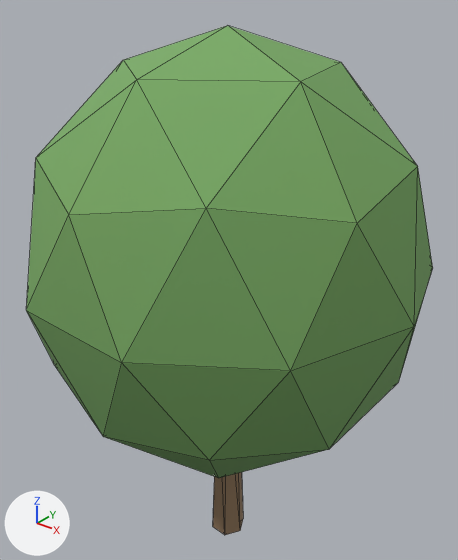
The glTF model viewer/districts/2050-linkeroever/chunks/c_-2_-3.glb as it was, and as the next commit left it.
One viewpoint serves both versions: a camera (50 mm lens) standing at (-254.91, -553.24, 10.41) and looking at (-261.23, -545.33, 5.51). The axes (+X, +Y, +Z) are drawn at lower left. The lights are the same throughout. The first picture is the older version. Mesh edges are drawn as thin lines. Where no turn or scale is listed for an object, it has been applied to the vertices. Vertices at exactly the same position are counted once.

Names of what the first picture shows: 'tree_7157'.
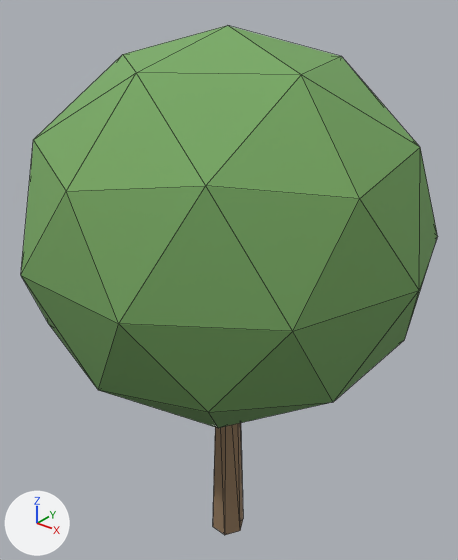
The change, as JSON lines over the scene's bpy script:
```json
{"block": "me_tree_columnar_0", "where": "me_tree_columnar_0.from_pydata(...)  # 54 vertices, 100 faces; spans x -3.39..3.39, y -3.26..3.26, z -4.86..4.86"}
{"block": "me_tree_columnar_0", "where": "# used by ob_tree_7157; location = (-261.05, -545.59, 4.86)"}
{"block": "me_tree_columnar_0", "where": "# before: 7 (0.2, -0.01, -0.97), 8 (0.09, -0.18, -0.97), 14 (-0.11, -0.17, -0.97), 20 (-0.2, 0.01, -0.97), 27 (-0.09, 0.18, -0.97)"}
{"block": "me_tree_columnar_0", "where": "# before: 29 (0.11, 0.17, -0.97)"}
{"block": "me_tree_columnar_0", "change": "me_tree_columnar_0 part 1: the loose piece of 42 vertices spanning x -3.39..3.39, y -3.26..3.26, z -2.53..4.86 is scaled about its middle by (1, 1, 0.848), then moved by (0.0, 0.0, 0.56)"}
{"block": "me_tree_columnar_0", "change": "me_tree_columnar_0 part 2"}
{"op": "add", "block": "me_tree_columnar_0", "code": "for i in [7, 8, 14, 20, 27, 29]: me_tree_columnar_0.vertices[i].co += Vector((0.0, 0.0, 0.71))"}
```

Where the change shows, as pixel boxes [x1, y1, x2, y2] in the pictures (458 x 560 px; the box of a moved part takes in the faces that stretch with it):
```json
{"object": "tree_7157", "change": "reshaped", "before": [26, 26, 433, 535], "after": [21, 26, 438, 535]}
{"part": 1, "of": "me_tree_columnar_0", "change": "moved or reshaped", "before": [26, 26, 433, 478], "after": [21, 26, 438, 428]}
{"part": 2, "of": "me_tree_columnar_0", "change": "moved or reshaped", "before": [213, 472, 243, 535], "after": [213, 423, 243, 535]}
```
